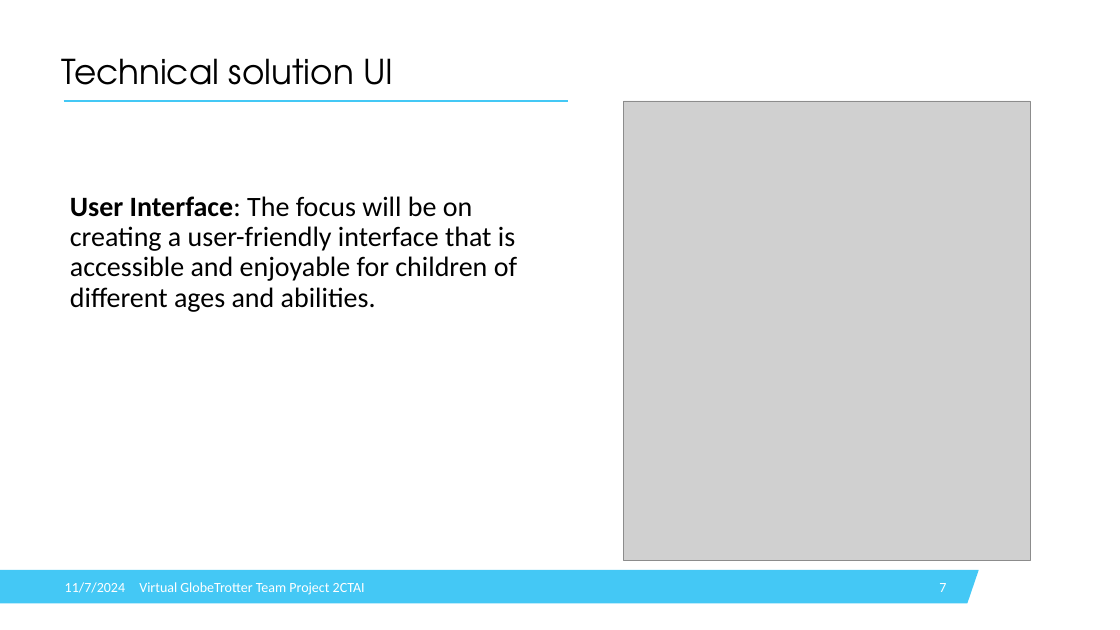
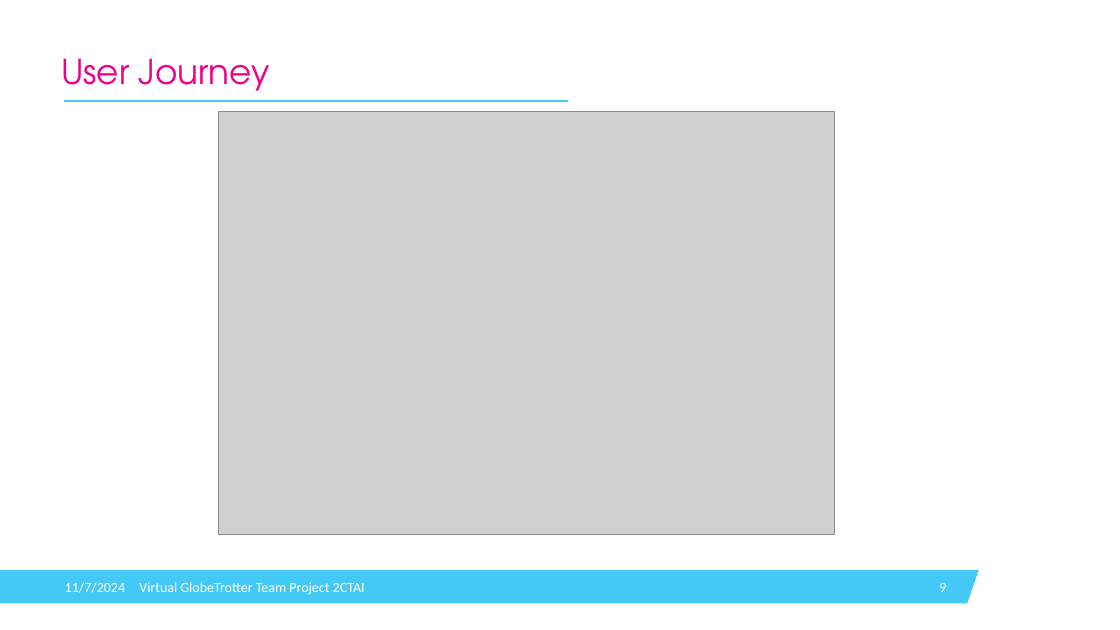
Before and after one commit to IsabelleDesle/VirtualGlobeTrotter, a slide deck: slide 9 of Presentation/PresentationVGT.pptx (slide 7 before the commit). Drawn at 1120x630 pixels with LibreOffice and Linux fonts; fonts in the diff are those of the drawing; grey boxes stand for pictures; background and template pictures are left out. Boxes give left, top, right and bottom in pixels: in the first picture for what was removed or moved away, otherwise in the second. Text is boxed around its words. In the diff, an @@ line names an element or a change of style, - is before the commit and + after.

```diff
--- a/Presentation/PresentationVGT.pptx
+++ b/Presentation/PresentationVGT.pptx
@@ title at (x1=61, y1=58, x2=270, y2=101): text changed; text colour #000000 to #EC008C @@
-Technical solution UI
+User Journey
@@ picture added at (x1=219, y1=111, x2=835, y2=534) @@
@@ picture removed at (x1=624, y1=101, x2=1030, y2=560) @@
@@ text removed at (x1=70, y1=196, x2=517, y2=312) @@
-User Interface: The focus will be on creating a user-friendly interface that is accessible and enjoyable for children of different ages and abilities.
@@ page number at (x1=939, y1=583, x2=946, y2=592): text changed @@
-7
+9
```
Also in this commit, not shown: 11 other slides changed, 3 slides added, 2 slides removed, 6 other files.
